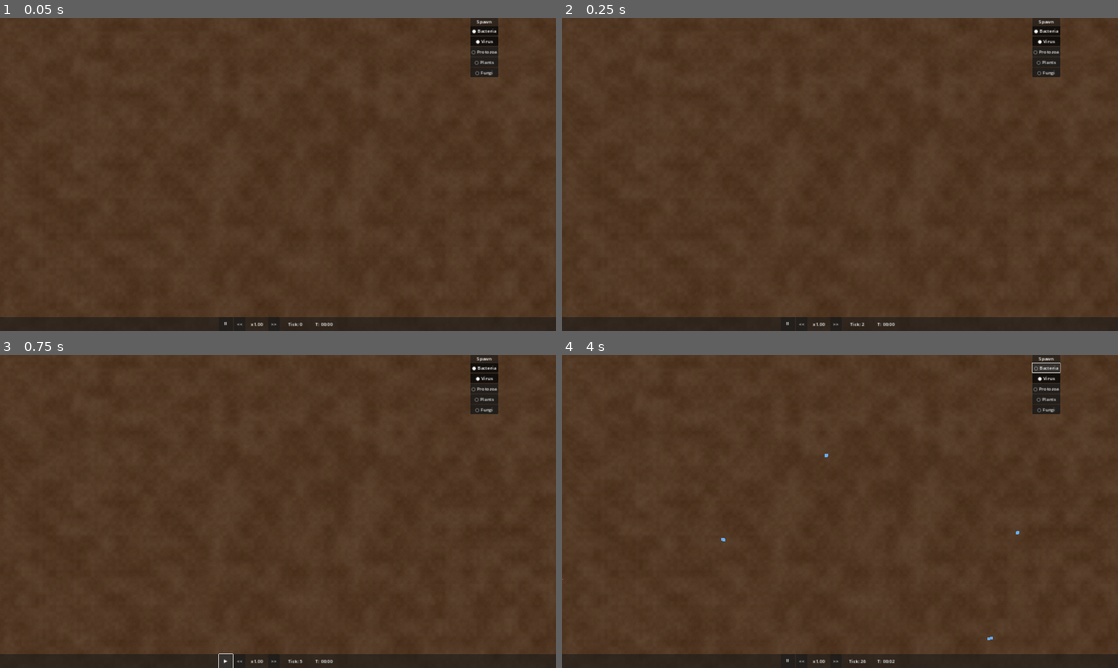
Above: before the commit, frames 1-4 (two rows, left to right).
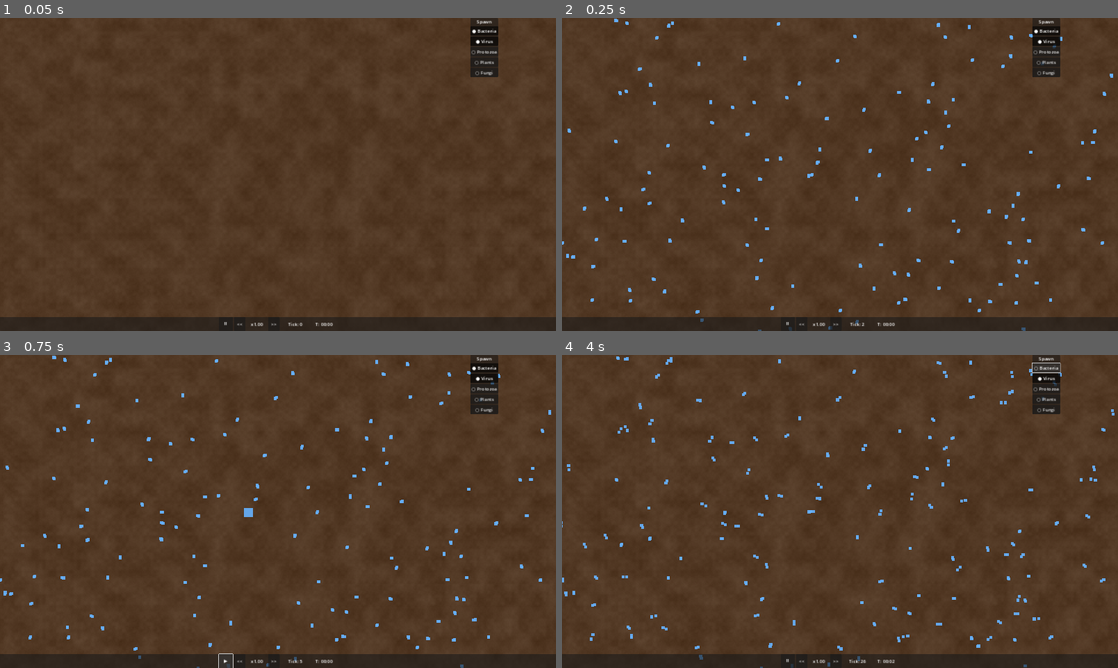
Above: after the commit, the same moments.

Repository: trinityUwU/Primordia
Game: Godot game, scene res://scenes/World.tscn
The game is run twice, just before and just after one commit, with the same random seed, the same clock (stepped at 60 frames per second) and the same inputs.
Inputs:
- Up to frame 1 (0.05 s): no input
- Up to frame 2 (0.25 s): no input
- Up to frame 3 (0.75 s): click "⏸" at 0.5 s
- Up to frame 4 (4 s): click "▶" at 1.25 s; click "<<" at 2 s; click ">>" at 2.75 s; click "● Bacteria" at 3.5 s

Frame 1 is identical in both runs. In frame 2, 1.0% of the frame differs, in the area x 0-100%, y 0-100%; in frame 3, 1.0%; in frame 4, 1.2%.

Commit message:
feat: biome persistence + seed mode + MAX_AGENTS 10K
WorldGrid: _biome_map séparé jamais evicté — biomes peints survivent
au-delà du viewport. get_or_create_chunk utilise le biome persisté.
ChunkSpawner: seed 200 agents au démarrage, immigration seulement
si population < 25% du max. MAX_AGENTS 2K→10K (AgentPool + Spawner).
TODO: Phase 3c ajoutée.

Co-Authored-By: Claude Sonnet 4.6 <noreply@anthropic.com>

Diff:
--- a/scripts/autoloads/WorldGrid.gd
+++ b/scripts/autoloads/WorldGrid.gd
@@ -52,6 +52,7 @@
 
 var _chunks: Dictionary = {}            # Vector2i → { fields: {key: Array}, last_active: float }
 var _active_chunks: Array[Vector2i] = []
+var _biome_map: Dictionary = {}         # Vector2i → int — persistent, never evicted
 
 const _DIFFUSE_FIELDS: Array[String] = ["nutrients", "oxygen", "toxins", "temperature"]
 const _DIFFUSE_RATES: Array[float] = [0.05, 0.08, 0.03, 0.06]
@@ -72,6 +73,9 @@
 	if _chunks.has(chunk_coord):
 		_chunks[chunk_coord]["last_active"] = _wall_clock
 		return _chunks[chunk_coord]
+	# Use persisted biome if known, otherwise use provided default
+	var persisted: int = _biome_map.get(chunk_coord, biome)
+	biome = persisted
 	var defaults: Dictionary = BIOME_DEFAULTS[biome]
 	var fields: Dictionary = {}
 	var cells: int = CHUNK_SIZE * CHUNK_SIZE
@@ -92,6 +96,7 @@
 
 
 func set_chunk_biome(chunk_coord: Vector2i, biome: int) -> void:
+	_biome_map[chunk_coord] = biome  # persist forever
 	var chunk: Dictionary = get_or_create_chunk(chunk_coord, biome)
 	chunk["biome"] = biome
 	var defaults: Dictionary = BIOME_DEFAULTS[biome]
@@ -101,9 +106,7 @@
 
 
 func get_chunk_biome(chunk_coord: Vector2i) -> int:
-	if not _chunks.has(chunk_coord):
-		return BIOME_EARTH
-	return _chunks[chunk_coord].get("biome", BIOME_EARTH)
+	return _biome_map.get(chunk_coord, BIOME_EARTH)
 
 
 func update_active_chunks(camera_world_pos: Vector2, active_radius_px: float) -> void:
--- a/scripts/managers/AgentPool.gd
+++ b/scripts/managers/AgentPool.gd
@@ -1,6 +1,6 @@
 extends Node
 
-const MAX_AGENTS: int = 3000
+const MAX_AGENTS: int = 10000
 const TYPE_BACTERIUM: int = 0
 const TYPE_VIRUS: int = 1
 const TYPE_PROTOZOA: int = 2
--- a/scripts/managers/ChunkSpawner.gd
+++ b/scripts/managers/ChunkSpawner.gd
@@ -2,10 +2,10 @@
 
 const ACTIVE_RADIUS: float = 800.0
 const SPAWN_RADIUS: float = 1000.0
-const MAX_AGENTS: int = 2000
-const MAX_DENSITY_PER_CHUNK: float = 8.0
-const SPAWN_PER_TICK: int = 3
-const SPAWN_EVERY_N_TICKS: int = 10
+const MAX_AGENTS: int = 10000
+const SEED_TARGET: int = 200       # agents to seed at startup
+const SPAWN_PER_TICK: int = 5
+const SPAWN_EVERY_N_TICKS: int = 30  # slow trickle for immigration only
 const MIN_NUTRIENTS_TO_SPAWN: float = 0.05
 
 var _camera_world_pos: Vector2 = Vector2.ZERO
@@ -19,13 +19,32 @@
 
 func _ready() -> void:
 	SimulationClock.tick_processed.connect(_on_tick)
+	# Seed world on first frame after scene is ready
+	call_deferred("_seed_world")
+
+
+func _seed_world() -> void:
+	_update_camera_pos()
+	WorldGrid.update_active_chunks(_camera_world_pos, ACTIVE_RADIUS)
+	var attempts: int = 0
+	while AgentPool._alive_count < SEED_TARGET and attempts < SEED_TARGET * 6:
+		attempts += 1
+		var pos: Vector2 = _random_spawn_pos()
+		var gx: int = int(pos.x / WorldGrid.CELL_SIZE)
+		var gy: int = int(pos.y / WorldGrid.CELL_SIZE)
+		if WorldGrid.get_cell_value(gx, gy, "nutrients") < MIN_NUTRIENTS_TO_SPAWN:
+			continue
+		var chunk_coord: Vector2i = WorldGrid.world_to_chunk(pos)
+		var biome: int = WorldGrid.get_chunk_biome(chunk_coord)
+		AgentPool.spawn_bacterium(pos.x, pos.y, _genome_for_biome(biome))
 
 
 func _on_tick(tick: int) -> void:
 	_update_camera_pos()
 	if tick % 30 == 0:
 		WorldGrid.update_active_chunks(_camera_world_pos, ACTIVE_RADIUS)
-	if tick % SPAWN_EVERY_N_TICKS == 0:
+	# Immigration trickle — only when population drops below threshold
+	if tick % SPAWN_EVERY_N_TICKS == 0 and AgentPool._alive_count < MAX_AGENTS / 4:
 		_maybe_spawn()
 
 
Not shown, changed: TODO.md
